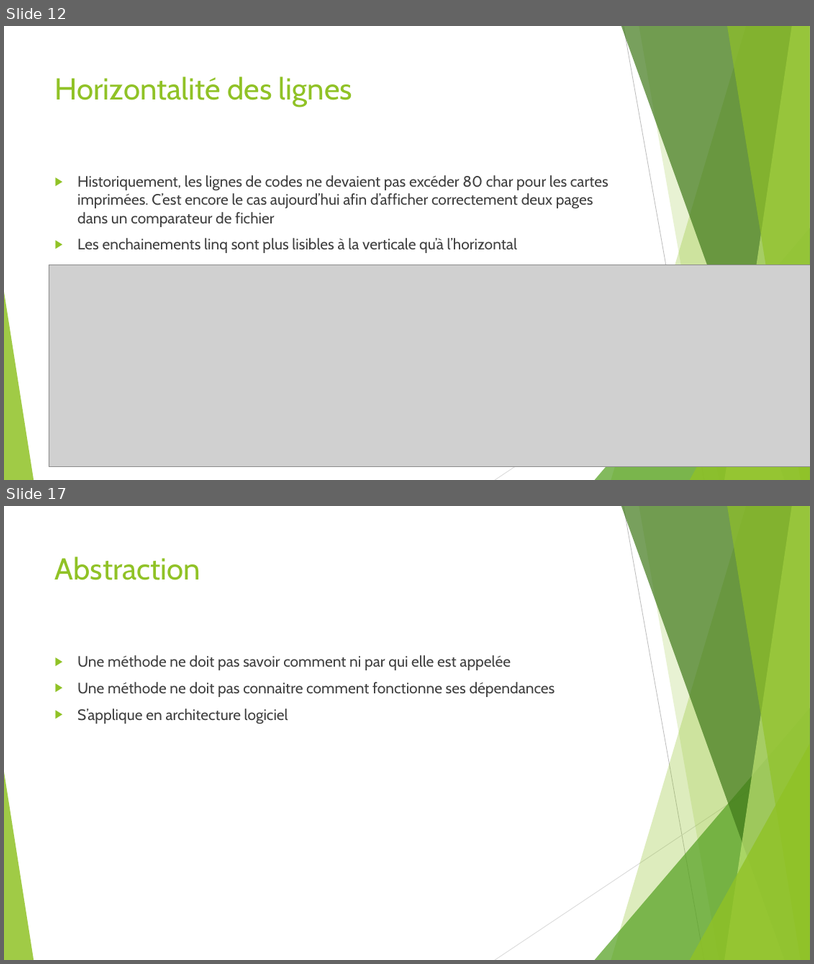
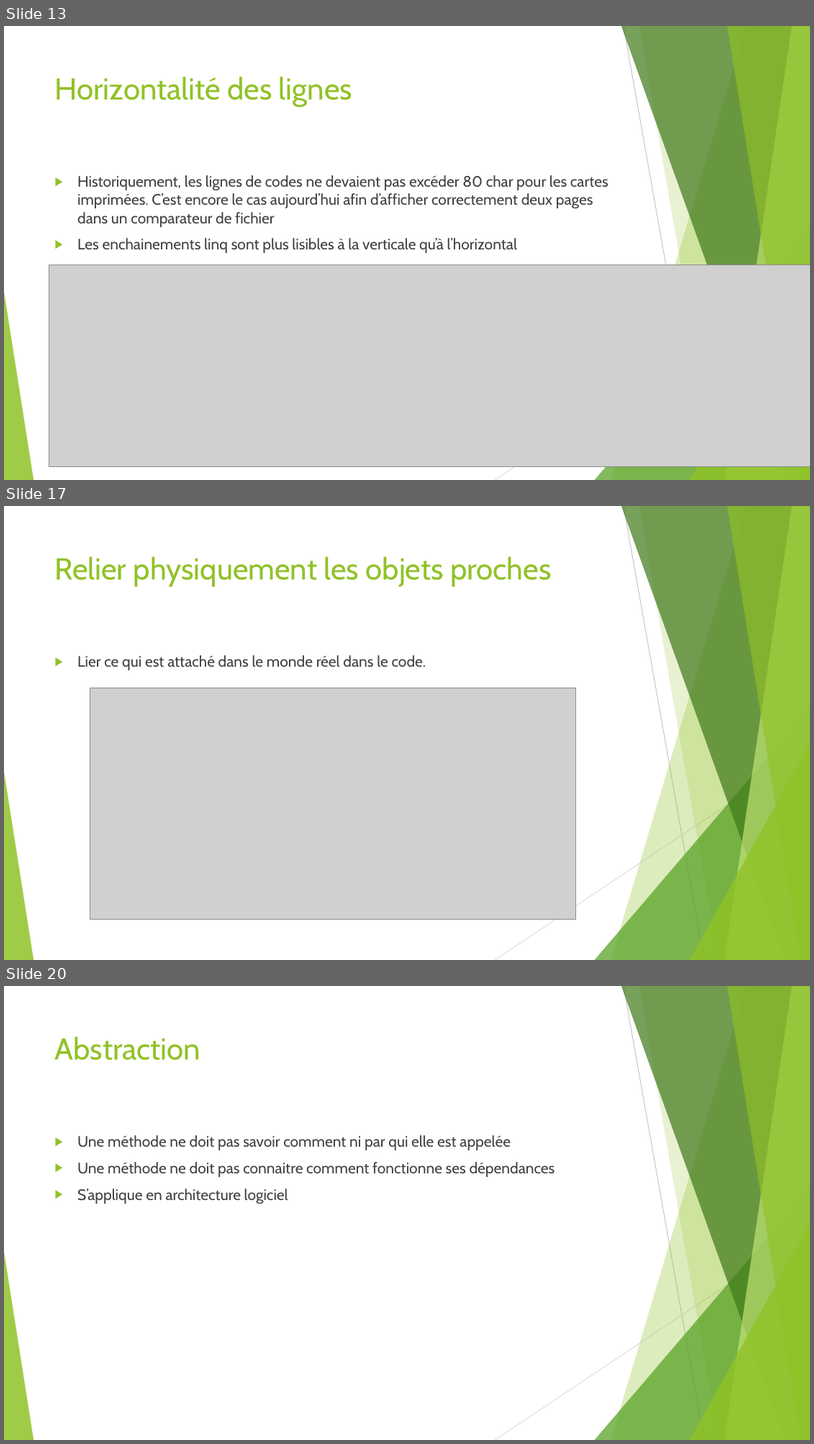
Before and after one commit to worming004/SimpleIsNotEasy, a slide deck: PPT/Easy != Simple.pptx. Shown one above the other, each under a label of ours: slides 12 and 17 before the commit, slides 13, 17 and 20 after it; the slides between them are not shown. The pictures are 814x964 and 814x1444 pixels, drawn with LibreOffice and Linux fonts; fonts in the diff are those of the drawing; grey boxes stand for pictures. Boxes give left, top, right and bottom in pixels: in the first picture for what was removed or moved away, otherwise in the second. Text is boxed around its words. In the diff, an @@ line names an element or a change of style, - is before the commit and + after.

```diff
--- a/PPT/Easy != Simple.pptx
+++ b/PPT/Easy != Simple.pptx
@@ slide 17 added at [4, 506, 810, 960], background #FFFFFF; not listed: 10 template elements that a slide beside it also shows @@
@@ title added at [55, 556, 551, 587], 36 pt, text #90C226 @@
+Relier physiquement les objets proches
@@ text added at [77, 655, 427, 670], 18 pt, text #404040 @@
+▶ Lier ce qui est attaché dans le monde réel dans le code.
@@ picture added at [90, 688, 576, 919] @@
@@ what was slide 12 is now slide 13 @@
@@ what was slide 17 is now slide 20 @@
```
Also in this commit, not shown: 6 slides changed, 2 other slides added, 1 other file.
